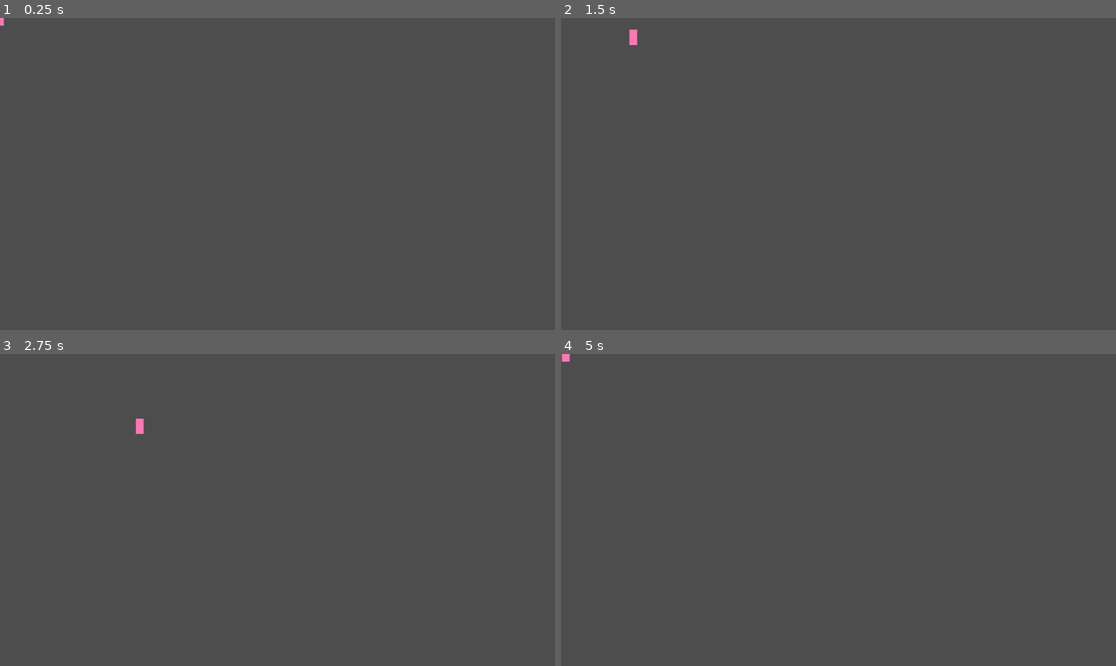
Above: before the commit, frames 1-4 (two rows, left to right).
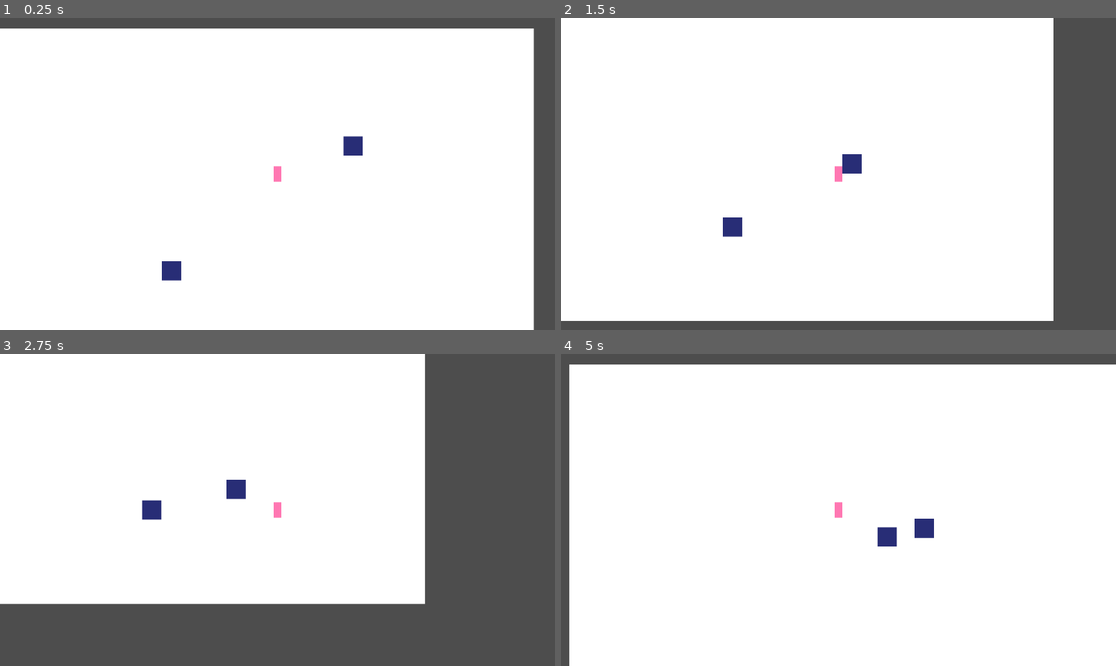
Above: after the commit, the same moments.

Repository: TaroAsukai/Catboy-Survivors
Game: Godot game, scene res://MainScene/game.tscn
Same seed, same stepped clock (60 frames per second), same inputs: the game is played once before the commit and once after it. Before the commit the project starts from res://Player/Player.tscn.
Inputs:
- Up to frame 1 (0.25 s): no input
- Up to frame 2 (1.5 s): hold D (moveRight) 0.53-1.28 s; hold S (moveDown) from 1.28 s (still down)
- Up to frame 3 (2.75 s): release S (moveDown) at 2.03 s; hold D (moveRight) from 2.03 s (still down)
- Up to frame 4 (5 s): release D (moveRight) at 2.78 s; hold W (moveUp) 2.78-3.53 s; hold A (moveLeft) from 3.53 s (still down)

The runs differ from the first frame. In frame 1, 93% of the frame differs, in the area x 0-97%, y 0-100%; in frame 2, 86%; in frame 3, 61%; in frame 4, 95%, in the area x 0-100%, y 0-100%.

Commit message:
Basic Pathfinding, scene added

Diff:
--- /dev/null
+++ b/Enemy/Enemy.gd
@@ -0,0 +1,13 @@
+extends CharacterBody2D  # nebo KinematicBody2D
+
+var speed = 80
+var player = null
+
+func _ready():
+	player = get_node("../Player")
+
+func _physics_process(delta):
+	if player != null:
+		var direction = (player.global_position - global_position).normalized()
+		velocity = direction * speed
+		move_and_slide()
--- /dev/null
+++ b/Enemy/Enemy.tscn
@@ -0,0 +1,18 @@
+[gd_scene load_steps=3 format=3 uid="uid://cljaknh6fvg3h"]
+
+[ext_resource type="Script" path="res://Enemy/Enemy.gd" id="1_2ncrt"]
+
+[sub_resource type="RectangleShape2D" id="RectangleShape2D_fj5rq"]
+size = Vector2(40, 40)
+
+[node name="CharacterBody2D" type="CharacterBody2D"]
+script = ExtResource("1_2ncrt")
+
+[node name="ColorRect" type="ColorRect" parent="."]
+offset_right = 40.0
+offset_bottom = 40.0
+color = Color(0.156863, 0.176471, 0.462745, 1)
+
+[node name="CollisionShape2D" type="CollisionShape2D" parent="."]
+position = Vector2(20, 20)
+shape = SubResource("RectangleShape2D_fj5rq")
--- /dev/null
+++ b/MainScene/game.tscn
@@ -0,0 +1,21 @@
+[gd_scene load_steps=3 format=3 uid="uid://vxbmwhkso1xm"]
+
+[ext_resource type="PackedScene" uid="uid://clc88cqsnslr1" path="res://Player/Player.tscn" id="1_wqf40"]
+[ext_resource type="PackedScene" uid="uid://cljaknh6fvg3h" path="res://Enemy/Enemy.tscn" id="2_lopbj"]
+
+[node name="Game" type="Node2D"]
+
+[node name="ColorRect" type="ColorRect" parent="."]
+offset_left = 6.0
+offset_top = 1.0
+offset_right = 1151.0
+offset_bottom = 648.0
+
+[node name="Player" parent="." instance=ExtResource("1_wqf40")]
+position = Vector2(619, 303)
+
+[node name="CharacterBody2D" parent="." instance=ExtResource("2_lopbj")]
+position = Vector2(363, 496)
+
+[node name="CharacterBody2D2" parent="." instance=ExtResource("2_lopbj")]
+position = Vector2(773, 215)
--- a/Player/Player.tscn
+++ b/Player/Player.tscn
@@ -17,7 +17,7 @@
 [sub_resource type="RectangleShape2D" id="RectangleShape2D_l5myx"]
 size = Vector2(16, 32)
 
-[node name="CharacterBody2D" type="CharacterBody2D"]
+[node name="Player" type="CharacterBody2D"]
 script = ExtResource("1_5ealv")
 
 [node name="AnimatedSprite2D" type="AnimatedSprite2D" parent="."]
@@ -27,3 +27,5 @@
 [node name="CollisionShape2D" type="CollisionShape2D" parent="."]
 visible = false
 shape = SubResource("RectangleShape2D_l5myx")
+
+[node name="Camera2D" type="Camera2D" parent="."]
--- a/project.godot
+++ b/project.godot
@@ -11,7 +11,7 @@
 [application]
 
 config/name="Catboy Survivors"
-run/main_scene="res://Player/Player.tscn"
+run/main_scene="res://MainScene/game.tscn"
 config/features=PackedStringArray("4.2", "Mobile")
 config/icon="res://icon.svg"
 
